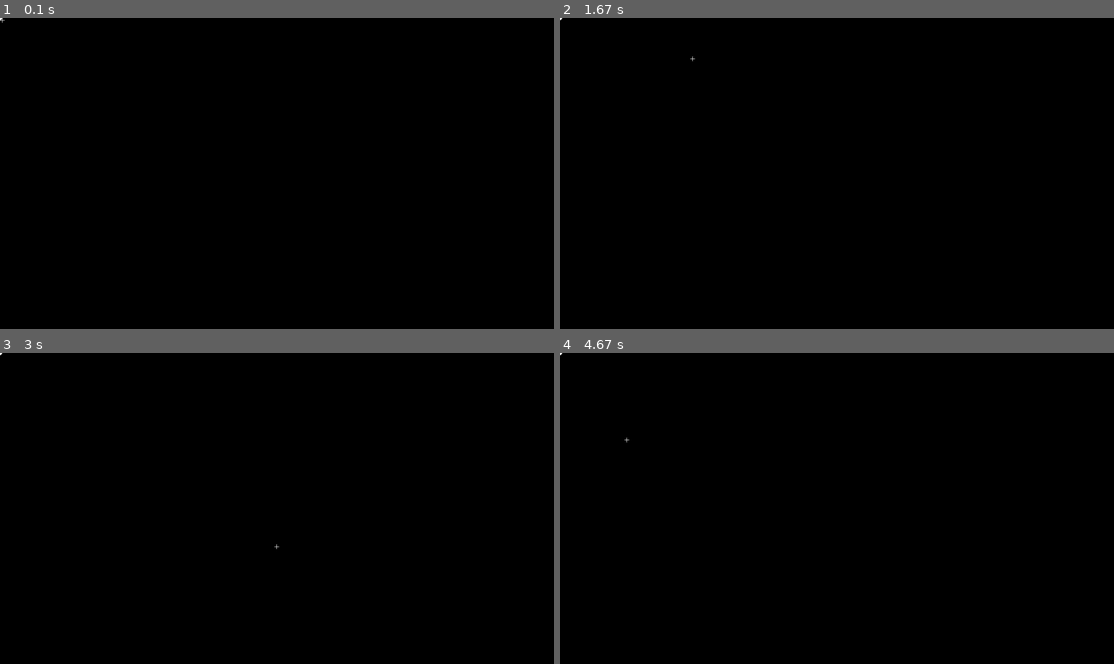
Above: before the commit, frames 1-4 (two rows, left to right).
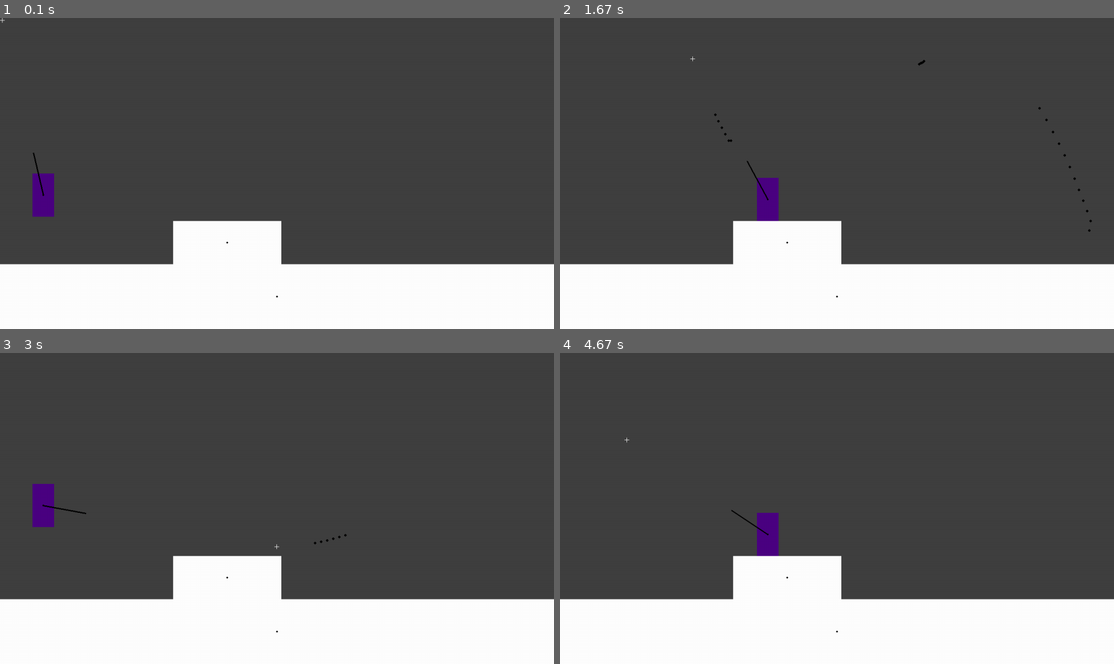
Above: after the commit, the same moments.

Repository: Jacob1Carter/PygamePlatformerTemplate
Game: pygame game, started from main.py
The game is run twice, just before and just after one commit, with the same random seed, the same clock (stepped at 60 frames per second) and the same inputs.
Inputs (mouse positions are in pixels of both pictures, inside the frame that each line leads up to):
- Up to frame 1 (0.1 s): no input
- Up to frame 2 (1.67 s): tap Space at 0.33, 1.07, 1.37, 1.57 s; press the mouse at (665, 126) at 0.7 s; move the mouse to (665, 185) at 0.8 s; release the mouse at (665, 245) at 0.93 s; hold D 1-1.47 s; click (920, 64) at 1.08 s; hold D from 1.5 s (still down); click (692, 58) at 1.58 s
- Up to frame 3 (3 s): tap Space at 1.87, 2.07, 2.37, 2.63, 2.93 s; release D at 1.97 s; hold A 2-2.53 s; click (77, 499) at 2.08 s; hold A 2.57-2.97 s; click (277, 545) at 2.65 s
- Up to frame 4 (4.67 s): hold D 3-3.63 s; tap Space at 3.07, 3.37, 3.73, 4.03, 4.23, 4.53 s; click (981, 558) at 3.08 s; hold A 3.67-4.13 s; click (947, 483) at 3.75 s; hold D 4.17-4.63 s; click (626, 440) at 4.25 s

The runs differ from the first frame. In frame 1, 100% of the frame differs, in the area x 0-100%, y 0-100%; in frame 2, 100%; in frame 3, 100%; in frame 4, 100%.

Commit message:
Movement

Diff:
--- a/const.py
+++ b/const.py
@@ -4,5 +4,38 @@
 
     black = (0, 0, 0)
     white = (255, 255, 255)
+    red = (255, 0, 0)
+    green = (0, 255, 0)
+    blue = (0, 0, 255)
+    yellow = (255, 255, 0)
+    cyan = (0, 255, 255)
+    magenta = (255, 0, 255)
+    grey = (128, 128, 128)
+    dark_grey = (64, 64, 64)
+    light_grey = (192, 192, 192)
+    orange = (255, 165, 0)
+    brown = (165, 42, 42)
+    pink = (255, 192, 203)
+    purple = (128, 0, 128)
+    teal = (0, 128, 128)
+    olive = (128, 128, 0)
+    navy = (0, 0, 128)
+    maroon = (128, 0, 0)
+    lime = (0, 255, 0)
+    aqua = (0, 255, 255)
+    fuchsia = (255, 0, 255)
+    silver = (192, 192, 192)
+    golden = (255, 215, 0)
+    sky_blue = (135, 206, 235)
+    violet = (238, 130, 238)
+    indigo = (75, 0, 130)
+    tan = (210, 180, 140)
+    beige = (245, 245, 220)
+    lavender = (230, 230, 250)
+    peach = (255, 218, 185)
+    mint = (189, 252, 201)
+    apricot = (251, 206, 177)
+    salmon = (250, 128, 114)
+    khaki = (240, 230, 140)
 
 #   /const.py
--- a/entities.py
+++ b/entities.py
@@ -3,34 +3,250 @@
 
 from const import COLOURS
 
+import math
+
+
+def calculate_angle(x, y, a, b):
+    dx = a - x
+    dy = b - y
+    return math.degrees(math.atan2(dy, dx))
+
+
+def normalizer(lower, higher):
+    if lower >= higher:
+        return 1
+    elif lower <= 0:
+        return 0
+    else:
+        return lower / higher
+
+
+def exponential_decay(initial_speed, decay_factor, time):
+    return initial_speed * (decay_factor ** time)
+
 
 class Player:
-    def __init__(self):
-        self.x = 0
-        self.y = 0
+    def __init__(self, game):
+        self.game = game
+
+        self.x = 100
+        self.y = 400
+        self.width = 50
+        self.height = 100
+
+        self.left = self.x - self.width // 2
+        self.top = self.y - self.height // 2
+        self.right = self.left + self.width
+        self.bottom = self.top + self.height
+
+        self.state = "fall"
+
+        self.gravity = 1
+        self.jump_speed = 5
+        self.jump_time = 0.3*game.fps
+        self.jump_done = False
+        self.fall_done = False
+        self.active_jump_time = 0
+        self.active_fall_time = 0
+        self.terminal_fall_time = 0.9*game.fps
+
+        self.gun = self.Gun(self)
+
+    def check_state(self, entities):
+        self.jump_done = False
+        self.fall_done = False
+        for entity in entities:
+            if isinstance(entity, Foreground):
+                if self.bottom < entity.top:
+                    if self.state == "jump":
+                        if self.active_jump_time < self.jump_time:
+                            if not self.jump_done:
+                                self.active_jump_time += 1
+                                self.jump_done = True
+                        else:
+                            self.state = "fall"
+                            self.active_fall_time = 0
+                            self.active_jump_time = 0
+                    elif self.state == "fall":
+                        if self.active_fall_time < self.terminal_fall_time:
+                            if not self.fall_done:
+                                self.active_fall_time += 1
+                        else:
+                            self.active_fall_time = self.terminal_fall_time
+                    else:
+                        self.state = "fall"
+                        self.active_fall_time = 0
+                        self.active_jump_time = 0
+                elif self.bottom >= entity.top:
+                    if self.y > entity.top:
+                        if self.right > entity.left and self.left < entity.right:
+                            if self.x - entity.left > entity.right - self.x:
+                                self.x = entity.right + self.width // 2
+                                self.state = "wall-left"
+                            else:
+                                self.x = entity.left - self.width // 2
+                                self.state = "wall-right"
+                    else:
+                        if self.state != "jump":
+                            if entity.left < self.x < entity.right:
+                                self.y = entity.top - self.height // 2
+                                self.state = "idle"
+
+    def move(self, keys_pressed, mouse_pressed, mousex, mousey):
+        if keys_pressed[pygame.K_SPACE]:
+            if self.state == "idle":
+                self.state = "jump"
+                self.active_jump_time = 0
+
+        if keys_pressed[pygame.K_a]:
+            if self.state != "wall-left":
+                self.x -= 5
+        if keys_pressed[pygame.K_d]:
+            if self.state != "wall-right":
+                self.x += 5
+
+        if self.state == "jump":
+            decay_factor = 0.995
+            jump_speed = exponential_decay(self.jump_speed, decay_factor, self.active_jump_time)
+            self.y -= jump_speed
+        elif self.state == "fall":
+            self.y += self.game.active_scene.gravity*self.gravity * normalizer(self.active_fall_time, self.terminal_fall_time)
+
+        self.gun.move(mouse_pressed, mousex, mousey)
 
     def display(self, win):
+        self.left = self.x - self.width // 2
+        self.top = self.y - self.height // 2
+        self.right = self.left + self.width
+        self.bottom = self.top + self.height
+
+        pygame.draw.rect(
+            win,
+            COLOURS.indigo,
+            (self.left, self.top, self.width, self.height)
+        )
         pygame.draw.circle(
             win,
-            COLOURS.white,
+            COLOURS.black,
             (self.x, self.y),
-            5
-        )
-
-
-class Floor:
-    def __init__(self, left, top, width, height):
+            2
+        )
+
+        self.gun.display(win)
+
+    class Gun:
+        def __init__(self, player):
+            self.player = player
+            self.x = player.x
+            self.y = player.y
+            self.width = 3
+            self.height = 100
+            self.angle = 0
+
+            self.bullets = []
+
+        def move(self, mouse_pressed, mousex, mousey):
+            self.x = self.player.x
+            self.y = self.player.y
+            self.angle = calculate_angle(self.x, self.y, mousex, mousey)
+
+            if mouse_pressed[0]:
+                self.bullets.append(self.Bullet(self))
+
+            for bullet in self.bullets:
+                bullet.move()
+                if bullet.x < 0 or bullet.x > self.player.game.display.resolution[0] or bullet.y < 0 or bullet.y > self.player.game.display.resolution[1]:
+                    self.bullets.remove(bullet)
+
+        def display(self, win):
+            pygame.draw.line(
+                win,
+                COLOURS.black,
+                (self.x, self.y),
+                (self.x + self.height * math.cos(math.radians(self.angle)), self.y + self.height * math.sin(math.radians(self.angle))),
+                self.width
+            )
+            pygame.draw.circle(
+                win,
+                COLOURS.black,
+                (self.x, self.y),
+                2
+            )
+
+            for bullet in self.bullets:
+                bullet.display(win)
+
+        class Bullet:
+            def __init__(self, gun):
+                self.gun = gun
+                self.x = gun.x + gun.height * math.cos(math.radians(gun.angle))
+                self.y = gun.y + gun.height * math.sin(math.radians(gun.angle))
+                self.width = 3
+                self.height = 3
+                self.speed = 10
+                self.angle = gun.angle
+
+            def move(self):
+                self.x += self.speed * math.cos(math.radians(self.angle))
+                self.y += self.speed * math.sin(math.radians(self.angle))
+
+            def display(self, win):
+                pygame.draw.circle(
+                    win,
+                    COLOURS.black,
+                    (self.x, self.y),
+                    self.width
+                )
+
+
+class Foreground:
+    def __init__(self, left=-1, top=-1, width=-1, height=-1, resolution=None):
         self.colour = COLOURS.white
-        self.left = left
-        self.top = top
-        self.width = width
-        self.height = height
+
+        if width == -1:
+            self.width = resolution[0]
+        else:
+            self.width = width
+
+        if height == -1:
+            self.height = 150
+        else:
+            self.height = height
+
+        if left == -1:
+            self.left = 0
+        else:
+            self.left = left
+
+        if top == -1:
+            self.top = resolution[1] - self.height
+        else:
+            self.top = top
+
+        self.x = self.left + self.width // 2
+        self.y = self.top + self.height // 2
+        self.right = self.left + self.width
+        self.bottom = self.top + self.height
+
+    def move(self, keys_pressed, mouse_pressed, mousex, mousey):
+        pass
 
     def display(self, win):
+        self.x = self.left + self.width // 2
+        self.y = self.top + self.height // 2
+        self.right = self.left + self.width
+        self.bottom = self.top + self.height
+
         pygame.draw.rect(
             win,
             self.colour,
             (self.left, self.top, self.width, self.height)
         )
+        pygame.draw.circle(
+            win,
+            COLOURS.black,
+            (self.x, self.y),
+            2
+        )
 
 #   /entities.py
--- a/game.py
+++ b/game.py
@@ -1,7 +1,7 @@
 #   game.py
 import pygame
 from const import COLOURS
-from entities import Player, Floor
+from entities import Player, Foreground
 from ui import Reticule
 
 
@@ -19,7 +19,7 @@
             self.reticule = Reticule()
 
         def refresh(self, mousex, mousey):
-            self.win.fill(COLOURS.black)
+            self.win.fill(COLOURS.dark_grey)
 
             self.refresh_game_view()
 
@@ -37,15 +37,16 @@
             reticule.display(mousex, mousey, self.win)
 
     class Scene:
-        def __init__(self):
-            self.active_entities = [Player(), Floor(0, 0, 0, 0)]
+        def __init__(self, game):
+            self.gravity = 10
+            self.active_entities = [Player(game), Foreground(resolution=game.display.resolution), Foreground(top=game.display.resolution[1]-250, left=400, width=250, height=100)]
 
     def __init__(self):
         self.mouse_visible = False
         self.fps = 120
         self.running = True
         self.clock = pygame.time.Clock()
-        self.active_scene = self.Scene()
         self.display = self.DisplayClass(self)
+        self.active_scene = self.Scene(self)
 
 #   /game.py
--- a/main.py
+++ b/main.py
@@ -2,6 +2,7 @@
 import pygame
 
 from game import GameClass
+from entities import Player
 
 
 def main():
@@ -25,6 +26,12 @@
 
         #   Game loop
 
+        for entity in game.active_scene.active_entities:
+            entity.move(keys_pressed, mouse_pressed, mousex, mousey)
+
+            if isinstance(entity, Player):
+                entity.check_state(game.active_scene.active_entities)
+
         #   refresh display and loop for next frame
         game.display.refresh(mousex, mousey)
 
